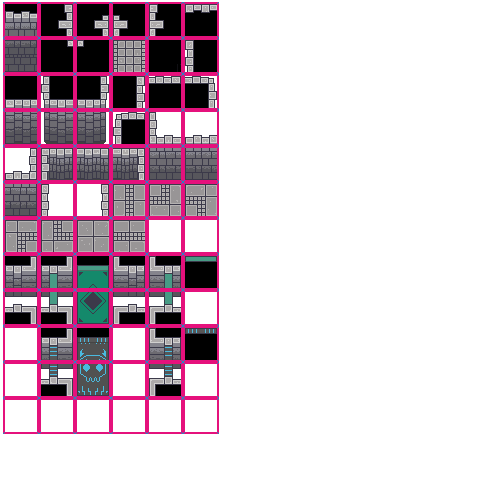
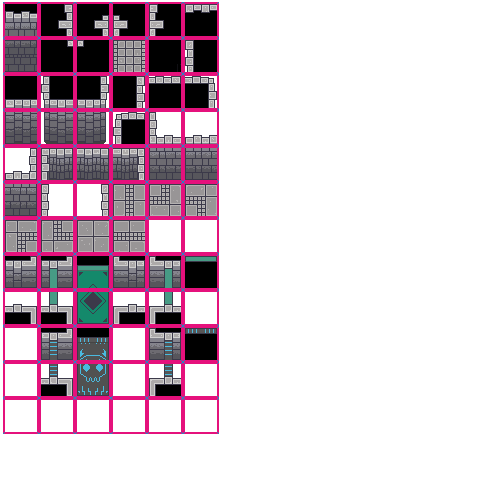
Comparing the layer stacks of the two w=500, h=500 images. Changes:
painted on "Calque 12(collé)" over 5, 260, 181, 381
